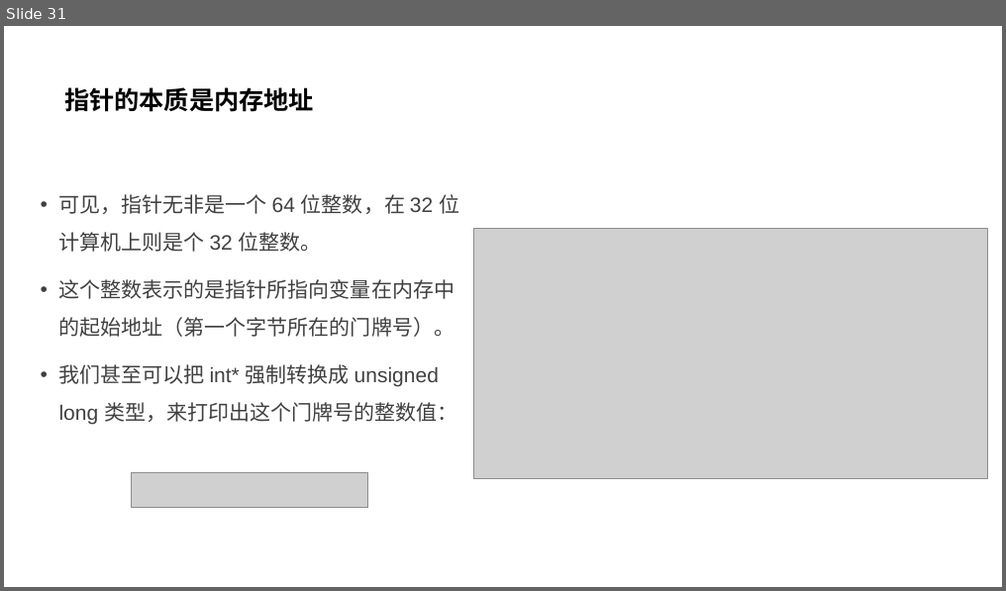
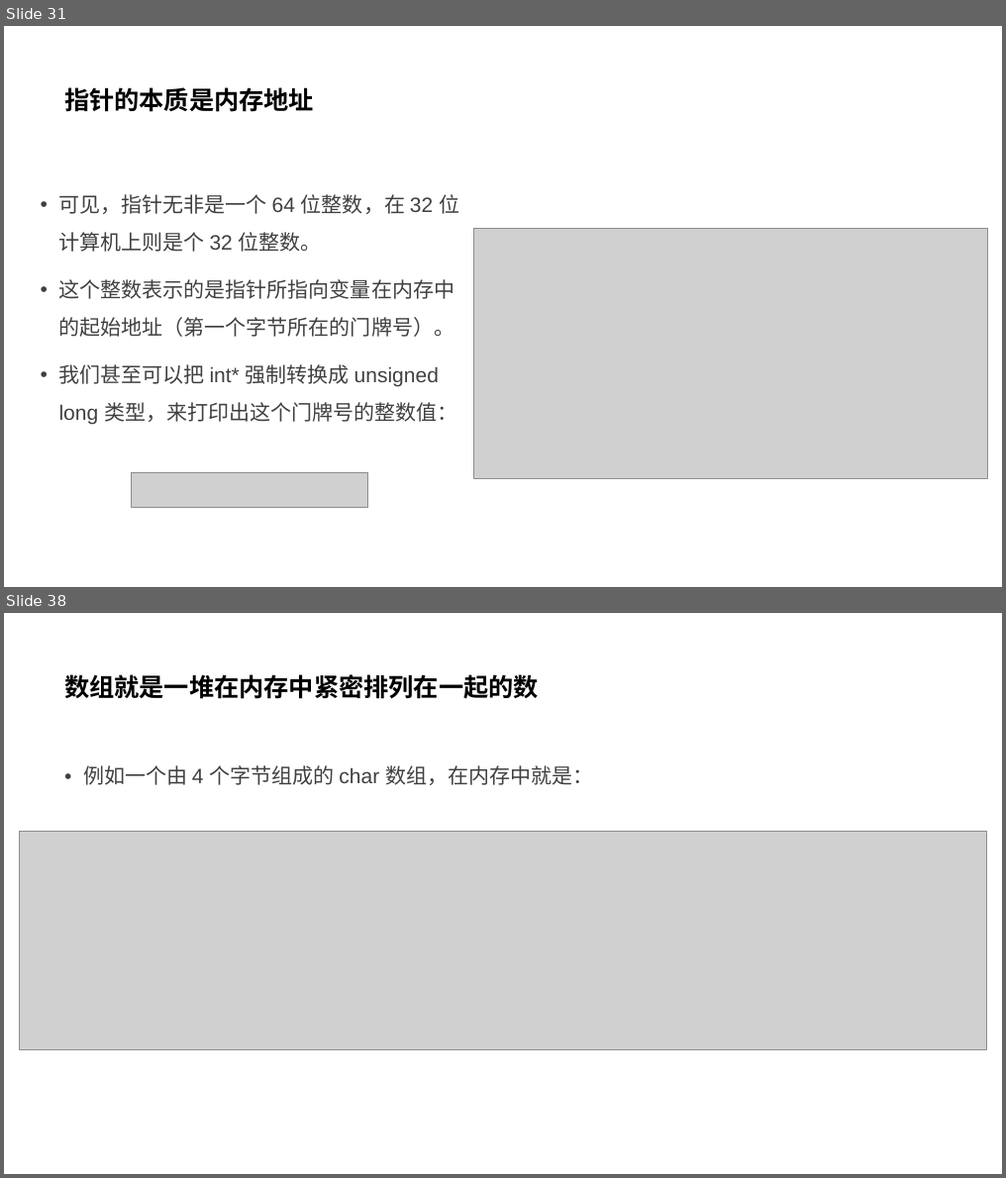
Before and after one commit to parallel101/course, a slide deck: 12/slides.pptx. Shown one above the other, each under a label of ours: slide 31 before the commit, slides 31 and 38 after it; the slides between them are not shown. The pictures are 1006x591 and 1006x1178 pixels, drawn with LibreOffice and Linux fonts; fonts in the diff are those of the drawing; grey boxes stand for pictures. Boxes give left, top, right and bottom in pixels: in the first picture for what was removed or moved away, otherwise in the second. Text is boxed around its words. In the diff, an @@ line names an element or a change of style, - is before the commit and + after.

```diff
--- a/12/slides.pptx
+++ b/12/slides.pptx
@@ slide 38 added at (4,613,1002,1174), background #FFFFFF @@
@@ title added at (64,674,539,699), 24 pt, text #000000, bold @@
+数组就是一堆在内存中紧密排列在一起的数
@@ text added at (83,765,593,785), 20 pt, text #404040 @@
+• 例如一个由 4 个字节组成的 char 数组，在内存中就是：
@@ picture added at (20,832,987,1051) @@
```
Also in this commit, not shown: 1 slide changed, 9 other slides added, 9 other files.
